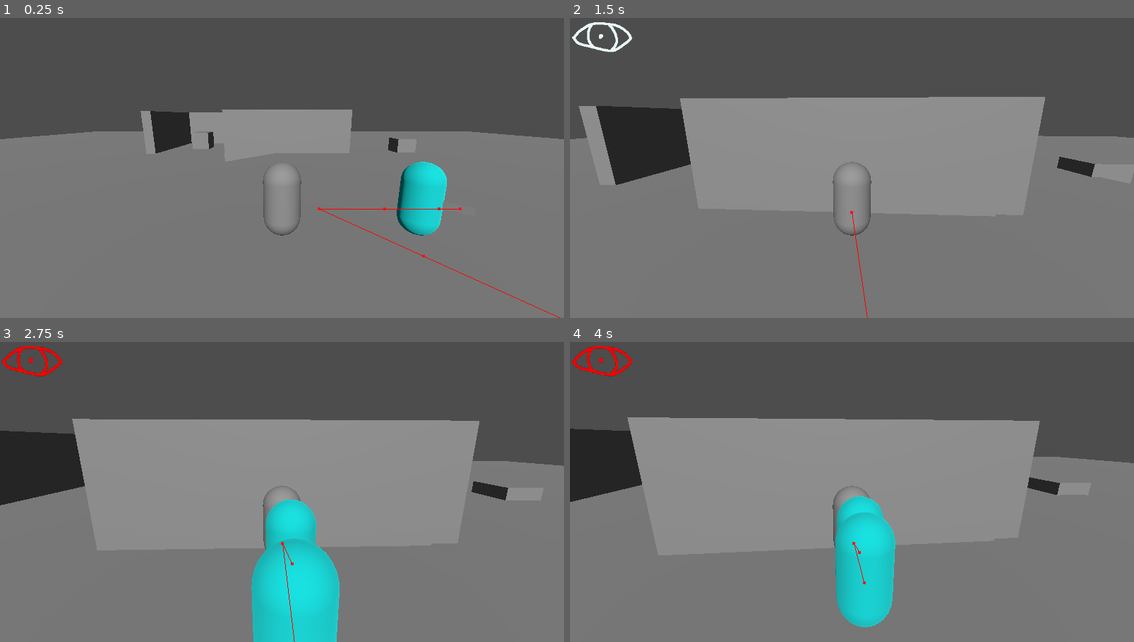
Above: before the commit, frames 1-4 (two rows, left to right).
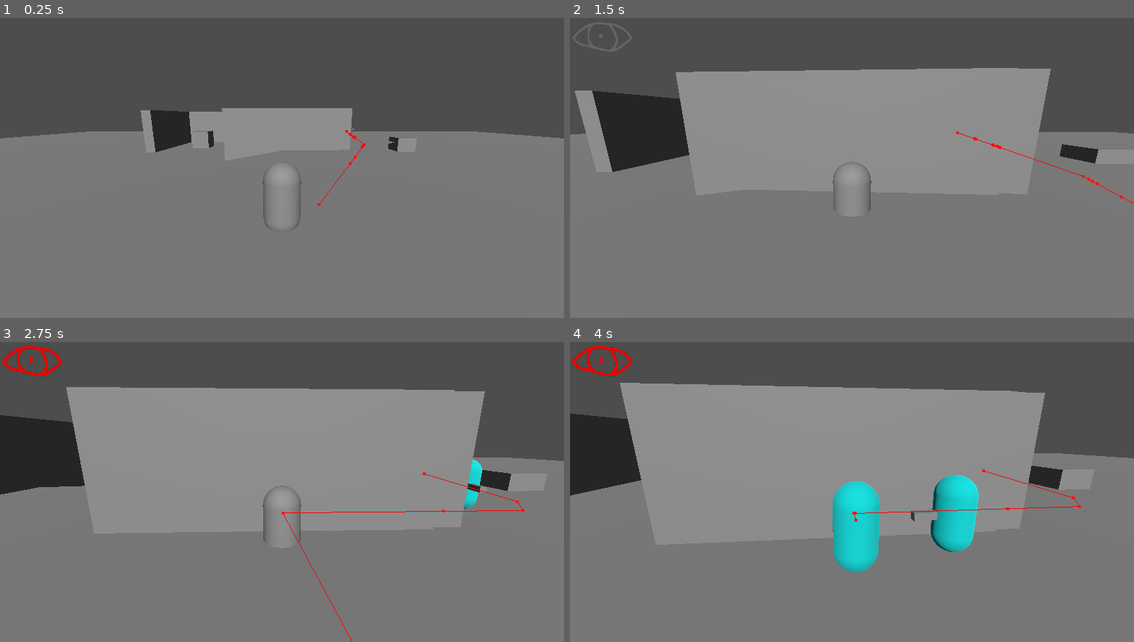
Above: after the commit, the same moments.

Repository: COMP2281/software-engineering-group24-25-06
Game: Godot game, scene res://main.tscn
The game is run twice, just before and just after one commit, with the same random seed, the same clock (stepped at 60 frames per second) and the same inputs.
Inputs (mouse positions are in pixels of both pictures, inside the frame that each line leads up to):
- Up to frame 1 (0.25 s): no input
- Up to frame 2 (1.5 s): move the mouse to (880, 159) at 0.52 s; hold W (forward) from 0.53 s (still down); right-click (880, 159) at 0.6 s; move the mouse to (823, 162) at 1.27 s; tap Shift (sneak) at 1.35 s
- Up to frame 3 (2.75 s): keep holding W (forward); move the mouse to (293, 477) at 2.02 s; right-click (293, 477) at 2.1 s
- Up to frame 4 (4 s): keep holding W (forward); move the mouse to (846, 489) at 2.77 s; tap Shift (sneak) at 2.85 s; move the mouse to (891, 489) at 3.52 s; right-click (891, 489) at 3.6 s

The runs differ from the first frame. In frame 1, 2.3% of the frame differs, in the area x 0-100%, y 30-100%; in frame 2, 8.8%; in frame 3, 15%, in the area x 0-100%, y 15-100%; in frame 4, 14%.

Commit message:
idk what changed. still works

Diff:
--- a/enemy.gd
+++ b/enemy.gd
@@ -2,33 +2,30 @@
 
 @export_group("View zone")
 ## Size of view cone
-@export var VIEW_RADIUS : float;
+@export var VIEW_RADIUS : float = 15;
 ## Size of full-circle close-radius view
-@export var CLOSE_RADIUS : float;
+@export var CLOSE_RADIUS : float = 2;
 ## FOV of view cone
-@export_range(0.0, 2.0 * PI) var VIEW_FOV : float;
+@export_range(0.0, 2.0 * PI) var VIEW_FOV : float = .8;
 
-@export_group("Modifiable parameters")
+@export_group("Behaviour Properties")
+@export_subgroup("Movement")
 @export var MOVE_SPEED : float = 5.0;
 @export var HUNT_SPEED : float = 7.5;
+## What distance can you turn in a second
+@export var ROTATION_SPEED : float = PI;
+@export_subgroup("Detection")
 ## Time (roughly in seconds) before full detection
 @export var DETECTION_SPEED : float = 1.0;
 ## Decay in suspicion per second (roughly)
 @export var SUSPICION_DECAY_RATE : float = 0.2;
 ## Range in which we will care about distractions
 @export var DISTRACTION_DETECTION_RANGE : float = 15.0;
-## What distance can you turn in a second
-@export var ROTATION_SPEED : float = PI;
 ## How stealthy sneaking is compared to normal walking for this enemy
 @export_range(1.0, 10.0) var SNEAKING_MODIFIER : float = 2.0;
 
-@export_group("General behaviour")
-@export_range(0.0, 1.0) var SUSPICION_LEVEL : float = 0.0;
-@export var CURRENTLY_SEEING_PLAYER : bool = false;
-
+# NOTE: Maybe we can remove some of this? Seems like excessive customisation, setting investigation time and scan speed will inherently set scan times and fov scan... idk...
 @export_group("Investigate behaviours")
-## Place to investigate
-@export var INVESTIGATION_POINT : Vector3 = Vector3.INF;
 ## At what suspicion level do we stop patrolling to investigate the player position
 @export_range(0.0, 1.0) var INVESTIGATE_THRESHOLD : float = 0.4;
 ## How long to stay in the investigation location
@@ -38,32 +35,22 @@
 ## How many times to scan area
 @export var SCAN_TIMES : float = 1.5;
 
-@export_group("Patrol behaviours")
-@export var PATROL_PATH : PackedVector3Array;
+@export var PATROL_PATH : Path3D;
 
-@export_group("Hunt behaviours")
 ## At what suspicion level do we begin hunting
 @export_range(0.0, 1.0) var HUNTING_BEGIN_THRESHOLD : float = 0.9;
 ## At what suspicion level do we give up hunting
 @export_range(0.0, 1.0) var HUNTING_END_THRESHOLD : float = 0.5;
 
-var pathing_to_destination : bool = false;
-var target_angle : float = 0.0;
-
-# Patrol variables
-var current_patrol_index : int = 0;
-
-# Investigate variables
-var investigate_time_left : float = INF;
+@onready var navigation_agent_3d : NavigationAgent3D = $NavigationAgent3D;
 
 var current_speed : float
-
-# Hunting variables
-# (None)
-
-@onready var navigation_agent_3d : NavigationAgent3D = $NavigationAgent3D;
-
-var gravity : float = ProjectSettings.get_setting("physics/3d/default_gravity");
+## Place to investigate
+var new_INVESTIGATION_POINT : Vector3;
+var target_angle : float = 0.0;
+var SUSPICION_LEVEL : float = 0.0;
+var CURRENTLY_SEEING_PLAYER : bool = false;
+var investigate_time_left : float = INF;
 
 func _ready() -> void:
 	target_angle = global_rotation.y;
@@ -85,32 +72,12 @@
 func set_heading(angle : float) -> void:
 	target_angle = wrap_angle(angle);
 
-func update_heading(delta : float) -> void:
-	var max_change : float = ROTATION_SPEED * delta;
-	var angle_diff : float = wrap_angle(target_angle - global_rotation.y);
-	var direction : float = sign(angle_diff);
-
-	global_rotation.y += direction * max_change;
-
-	# Snap if close enough
-	if abs(angle_diff) < max_change:
-		global_rotation.y = target_angle;
-
-func reset_investigation_params() -> void:
-	investigate_time_left = INF;
-	INVESTIGATION_POINT = Vector3.INF;
-
 func set_destination(destination : Vector3) -> void:
 	var closest_point : Vector3 = NavigationServer3D.map_get_closest_point(
 		navigation_agent_3d.get_navigation_map(),
 		destination
 	);
 	navigation_agent_3d.set_target_position(closest_point);
-	pathing_to_destination = true;
-
-func update_behaviour(delta: float) -> void:
-	if pathing_to_destination and navigation_agent_3d.is_target_reached():
-		pathing_to_destination = false;
 
 func _process(delta: float) -> void:
 	$ViewZone.VIEW_FOV = VIEW_FOV;
@@ -133,26 +100,24 @@
 		CURRENTLY_SEEING_PLAYER = false;
 
 	SUSPICION_LEVEL = clamp(SUSPICION_LEVEL, 0.0, 1.0);
-	get_tree().get_nodes_in_group("player")[0].ENEMY_TOP_SUSPICION = max(get_tree().get_nodes_in_group("player")[0].ENEMY_TOP_SUSPICION, SUSPICION_LEVEL);
 
 	if get_tree().get_nodes_in_group("player")[0].DISTRACTION != Vector3.INF and \
 		global_position.distance_to(get_tree().get_nodes_in_group("player")[0].DISTRACTION) < DISTRACTION_DETECTION_RANGE:
-		INVESTIGATION_POINT = get_tree().get_nodes_in_group("player")[0].DISTRACTION;
+		new_INVESTIGATION_POINT = get_tree().get_nodes_in_group("player")[0].DISTRACTION;
 
-	update_behaviour(delta);
-	update_heading(delta);
+	rotate_y(sign(wrap_angle(target_angle - global_rotation.y)) * min(abs(wrap_angle(target_angle - global_rotation.y)), ROTATION_SPEED * delta))
 
 func _physics_process(delta: float) -> void:
-	if pathing_to_destination:
-		var destination : Vector3 = navigation_agent_3d.get_next_path_position();
-		var local_destination : Vector3 = destination - global_position;
-		var direction : Vector3 = local_destination.normalized();
-		var heading : float = atan2(direction.x, direction.z) - PI;
+	var destination : Vector3 = navigation_agent_3d.get_next_path_position();
+	var local_destination : Vector3 = destination - global_position;
+	var direction : Vector3 = local_destination.normalized();
+	var heading : float = atan2(direction.x, direction.z) - PI;
 
-		set_heading(heading);
+	set_heading(heading);
+	velocity = direction * Vector3(1,0,1) * current_speed;
 
-		velocity.x = direction.x * current_speed;
-		velocity.z = direction.z * current_speed;
+	# Add the gravity -> from default template
+	if not is_on_floor():
+		velocity += get_gravity() * delta
 
-	velocity.y += -gravity * delta;
 	move_and_slide();
--- a/enemy.tscn
+++ b/enemy.tscn
@@ -15,7 +15,7 @@
 
 [sub_resource type="CapsuleShape3D" id="CapsuleShape3D_eg2rf"]
 
-[node name="Enemy" type="CharacterBody3D"]
+[node name="Enemy" type="CharacterBody3D" groups=["enemy"]]
 collision_layer = 4
 collision_mask = 7
 axis_lock_angular_x = true
@@ -45,13 +45,14 @@
 [node name="EyeLevel" type="Node3D" parent="."]
 transform = Transform3D(1, 0, 0, 0, 1, 0, 0, 0, 1, 0, 0.499259, 0)
 
-[node name="EnemyStateMachine" type="Node" parent="."]
+[node name="EnemyStateMachine" type="Node" parent="." node_paths=PackedStringArray("initial_state")]
 script = ExtResource("3_hji8w")
+initial_state = NodePath("Patrol")
 
 [node name="Patrol" type="Node" parent="EnemyStateMachine"]
 script = ExtResource("4_82nks")
 
-[node name="Investigate" type="Node" parent="EnemyStateMachine" groups=["enemy"]]
+[node name="Investigate" type="Node" parent="EnemyStateMachine"]
 script = ExtResource("6_56s6n")
 
 [node name="Hunting" type="Node" parent="EnemyStateMachine"]
--- a/main.tscn
+++ b/main.tscn
@@ -14,12 +14,6 @@
 border_size = 0.5
 agent_radius = 1.0
 
-[sub_resource type="PlaneMesh" id="PlaneMesh_22yjv"]
-size = Vector2(100, 100)
-
-[sub_resource type="ConvexPolygonShape3D" id="ConvexPolygonShape3D_nnehf"]
-points = PackedVector3Array(50.7837, 0.793495, 50.7837, -50.7837, -0.793495, -50.7837, -50.7837, 0.793495, -50.7837, 50.7837, -0.793495, -50.7837, -50.7837, -0.793495, 50.7837, -50.7837, 0.793495, 50.7837, 50.7837, 0.793495, -50.7837, 50.7837, -0.793495, 50.7837)
-
 [sub_resource type="BoxMesh" id="BoxMesh_yn2bx"]
 size = Vector3(10, 5, 1)
 
@@ -31,6 +25,13 @@
 
 [sub_resource type="ConvexPolygonShape3D" id="ConvexPolygonShape3D_4ckxt"]
 points = PackedVector3Array(-1, -1, -1, 1, 1, 1, 1, -1, 1, 1, 1, -1, -1, 1, 1, 1, -1, -1, -1, -1, 1, -1, 1, -1)
+
+[sub_resource type="Curve3D" id="Curve3D_1fatr"]
+_data = {
+"points": PackedVector3Array(0, 0, 0, 0, 0, 0, -0.428714, 1, -16.3929, 0, 0, 0, 0, 0, 0, -8.41434, 1, -16.6003, 0, 0, 0, 0, 0, 0, -12.1997, 1, -10.274, 0, 0, 0, 0, 0, 0, -21.6891, 1, -1.35499, 0, 0, 0, 0, 0, 0, -21.2225, 1, 3.72677, 0, 0, 0, 0, 0, 0, -0.480571, 1, 3.10452, 0, 0, 0, 0, 0, 0, -0.428714, 1, -16.3929),
+"tilts": PackedFloat32Array(0, 0, 0, 0, 0, 0, 0)
+}
+point_count = 7
 
 [node name="MainSceneNode" type="Node3D"]
 transform = Transform3D(1, 0, 0, 0, 1, 0, 0, 0, 1, -1, -1, 0)
@@ -46,34 +47,16 @@
 
 [node name="Enemy2" parent="." instance=ExtResource("3_5q7x4")]
 transform = Transform3D(0.0574246, 0, -0.99835, 0, 1, 0, 0.99835, 0, 0.0574246, 4.82541, 0, 4.82541)
-VIEW_RADIUS = 15.0
-CLOSE_RADIUS = 2.0
-VIEW_FOV = 0.8
-PATROL_PATH = PackedVector3Array(0, 0, 0)
 
-[node name="Enemy" parent="." instance=ExtResource("3_5q7x4")]
+[node name="Enemy" parent="." node_paths=PackedStringArray("PATROL_PATH") instance=ExtResource("3_5q7x4")]
 transform = Transform3D(-4.37114e-08, 0, -1, 0, 1, 0, 1, 0, -4.37114e-08, 4.82541, 0, 0)
 VIEW_RADIUS = 8.0
 CLOSE_RADIUS = 1.0
 VIEW_FOV = 0.3
-PATROL_PATH = PackedVector3Array(0, 0, -16.5, -7, 0, -17, 9, 0, -10.5, 10, 0, -18)
+PATROL_PATH = NodePath("../Path3D")
 
 [node name="NavigationRegion3D" type="NavigationRegion3D" parent="."]
 navigation_mesh = SubResource("NavigationMesh_n1s8n")
-
-[node name="Floor" type="MeshInstance3D" parent="NavigationRegion3D"]
-transform = Transform3D(1, 0, 0, 0, 1, 0, 0, 0, 1, 0, -2, 0)
-mesh = SubResource("PlaneMesh_22yjv")
-skeleton = NodePath("../..")
-
-[node name="StaticBody3D" type="StaticBody3D" parent="NavigationRegion3D/Floor"]
-collision_mask = 7
-axis_lock_angular_x = true
-axis_lock_angular_y = true
-axis_lock_angular_z = true
-
-[node name="CollisionShape3D" type="CollisionShape3D" parent="NavigationRegion3D/Floor/StaticBody3D"]
-shape = SubResource("ConvexPolygonShape3D_nnehf")
 
 [node name="BoxWall2" type="MeshInstance3D" parent="NavigationRegion3D"]
 transform = Transform3D(-4.37114e-08, 0, -1, 0, 1, 0, 1, 0, -4.37114e-08, 5.43366, 0, -17.7106)
@@ -157,3 +140,17 @@
 
 [node name="CollisionShape3D" type="CollisionShape3D" parent="NavigationRegion3D/Box/StaticBody3D"]
 shape = SubResource("ConvexPolygonShape3D_4ckxt")
+
+[node name="CSGBox3D" type="CSGBox3D" parent="NavigationRegion3D"]
+transform = Transform3D(1, 0, 0, 0, 1, 0, 0, 0, 1, 0, -2.22963, 0)
+use_collision = true
+size = Vector3(100, 0.5, 100)
+
+[node name="Path3D" type="Path3D" parent="."]
+transform = Transform3D(1, 0, 0, 0, 1, 0, 0, 0, 1, 10.6405, 0, -11.4214)
+curve = SubResource("Curve3D_1fatr")
+
+[node name="PathFollow3D" type="PathFollow3D" parent="Path3D"]
+transform = Transform3D(1, 0, 0, 0, 1, 0, 0, 0, 1, -0.428714, 1, -16.3929)
+rotation_mode = 0
+tilt_enabled = false
--- a/player.gd
+++ b/player.gd
@@ -15,8 +15,6 @@
 @export var DISTRACTION_DURATION : float = 0.3;
 
 @export_group("Script interoperability")
-## Track the top suspicion level of this update
-@export var ENEMY_TOP_SUSPICION : float = 0.0;
 ## Where to create a distraction for enemies
 @export var DISTRACTION : Vector3 = Vector3.INF;
 
@@ -77,9 +75,6 @@
 	yaw_input = 0.0;
 	pitch_input = 0.0;
 
-	$SuspicionView.SUSPICION_LEVEL = ENEMY_TOP_SUSPICION;
-	ENEMY_TOP_SUSPICION = 0.0;
-
 func _physics_process(delta: float):
 	var input : Vector3 = Vector3.ZERO;
 	input.z = Input.get_axis("forward", "backward");
--- a/project.godot
+++ b/project.godot
@@ -14,6 +14,10 @@
 run/main_scene="res://main.tscn"
 config/features=PackedStringArray("4.3", "Forward Plus")
 config/icon="res://icon.svg"
+
+[autoload]
+
+StealthManager="*res://scripts/globals/stealth_manager.gd"
 
 [global_group]
 
--- a/scripts/enemy/state/investigate.gd
+++ b/scripts/enemy/state/investigate.gd
@@ -1,18 +1,19 @@
 extends EnemyState
+
+func enter(previous_state_path: String, data := {}) -> void:
+	if not enemy.new_INVESTIGATION_POINT:
+		finished.emit(PATROL)
+		return
+	enemy.set_destination(enemy.new_INVESTIGATION_POINT);
+	enemy.new_INVESTIGATION_POINT = Vector3.ZERO
+	enemy.investigate_time_left = enemy.INVESTIGATION_TIME;
 
 func physics_update(delta:float) -> void:
 	if enemy.SUSPICION_LEVEL > enemy.HUNTING_BEGIN_THRESHOLD:
-		enemy.reset_investigation_params();
 		finished.emit(HUNTING);
 		return
 
-	if enemy.INVESTIGATION_POINT != Vector3.INF:
-		enemy.set_destination(enemy.INVESTIGATION_POINT);
-		enemy.INVESTIGATION_POINT = Vector3.INF;
-		enemy.investigate_time_left = enemy.INVESTIGATION_TIME;
-
-	if enemy.investigate_time_left == 0.0:
-		enemy.reset_investigation_params();
+	if enemy.investigate_time_left <= 0:
 		finished.emit(PATROL);
 		return
 
@@ -24,12 +25,6 @@
 
 		# Begin decreasing the investigation time
 		enemy.investigate_time_left = clamp(enemy.investigate_time_left - delta, 0.0, enemy.INVESTIGATION_TIME);
-
-		# Go back to patrol
-		if enemy.investigate_time_left == 0.0:
-			enemy.reset_investigation_params();
-			finished.emit(PATROL);
-			return
 
 		# If we see player during investigation, try to follow them with the camera
 		if enemy.CURRENTLY_SEEING_PLAYER:
--- a/scripts/enemy/state/patrol.gd
+++ b/scripts/enemy/state/patrol.gd
@@ -1,5 +1,29 @@
 extends EnemyState
 
+# Patrol variables
+var current_patrol_offset : float = 0;
+
+func find_closest_abs_pos(path: Path3D,global_pos: Vector3):
+	# https://medium.com/@oddlyshapeddog/finding-the-nearest-global-position-on-a-curve-in-godot-4-726d0c23defb
+	var curve: Curve3D = path.curve
+	  # transform the target position to local space
+	var path_transform: Transform3D = path.global_transform
+	var local_pos: Vector3 = global_pos * path_transform
+	  # get the nearest offset on the curve
+	var offset: float = curve.get_closest_offset(local_pos)
+	  # get the local position at this offset
+	var curve_pos: Vector3 = curve.sample_baked(offset, true)
+	  # transform it back to world space
+	curve_pos = path_transform * curve_pos
+	return curve_pos
+
+func enter(previous_state_path: String, data := {}) -> void:
+	if not enemy.PATROL_PATH: return
+	enemy.PATROL_PATH.get_child(0).progress = enemy.PATROL_PATH.curve.get_closest_offset(enemy.global_position)
+	if previous_state_path == "":
+		enemy.global_position = enemy.PATROL_PATH.get_child(0).global_position * Vector3(1,0,1) + enemy.global_position * Vector3(0,1,0)
+		await get_tree().physics_frame
+	enemy.set_destination(enemy.PATROL_PATH.get_child(0).global_position)
 
 func physics_update(delta:float) -> void:
 	# If we're patrolling, but the player suspicion level rises sufficiently
@@ -9,22 +33,16 @@
 
 	if enemy.SUSPICION_LEVEL >= enemy.INVESTIGATE_THRESHOLD:
 		# Investigate the player's current position
-		enemy.INVESTIGATION_POINT = get_tree().get_nodes_in_group("player")[0].global_position;
+		enemy.new_INVESTIGATION_POINT = get_tree().get_nodes_in_group("player")[0].global_position;
 		finished.emit(INVESTIGATE)
 		return
 
 	# We have some distraction/trail to investigate
-	if enemy.INVESTIGATION_POINT != Vector3.INF:
+	if enemy.new_INVESTIGATION_POINT:
 		finished.emit(INVESTIGATE)
 		return
 
-	if not enemy.pathing_to_destination:
-		var destination : Vector3;
-
-		if len(enemy.PATROL_PATH) == 0:
-			destination = enemy.global_position;
-		else:
-			destination = enemy.PATROL_PATH[enemy.current_patrol_index];
-			enemy.current_patrol_index = (enemy.current_patrol_index + 1) % len(enemy.PATROL_PATH);
-
-		enemy.set_destination(destination);
+	if not enemy.PATROL_PATH: return
+	if enemy.navigation_agent_3d.distance_to_target() < 2:
+		enemy.PATROL_PATH.get_child(0).progress += enemy.current_speed * delta * 2
+		enemy.set_destination(enemy.PATROL_PATH.get_child(0).global_position);
--- a/scripts/globals/stealth_manager.gd
+++ b/scripts/globals/stealth_manager.gd
@@ -1,11 +1,19 @@
 extends Node
 
+var SUSPICION_LEVEL : float = 0.0;
+signal changeSusLevel(newLevel:float)
 
-# Called when the node enters the scene tree for the first time.
 func _ready() -> void:
-	pass # Replace with function body.
+	changeSusLevel.connect(updateSusLevel)
 
+func _process(delta: float) -> void:
+	var enemies = get_tree().get_nodes_in_group("enemy") as Array[Enemy]
+	if not enemies: return
+	var max_sus_level = enemies[0].SUSPICION_LEVEL
+	for enemy in enemies:
+		if enemy.SUSPICION_LEVEL > max_sus_level:
+			max_sus_level = enemy.SUSPICION_LEVEL
+	if SUSPICION_LEVEL != max_sus_level: changeSusLevel.emit(max_sus_level)
 
-# Called every frame. 'delta' is the elapsed time since the previous frame.
-func _process(delta: float) -> void:
-	pass
+func updateSusLevel(newLevel:float):
+	SUSPICION_LEVEL = newLevel
--- a/suspicion_hud.gd
+++ b/suspicion_hud.gd
@@ -1,12 +1,10 @@
 extends Control
-
-@export var SUSPICION_LEVEL : float = 0.0;
 
 # Called when the node enters the scene tree for the first time.
 func _ready() -> void:
+	StealthManager.changeSusLevel.connect(updateSusLevel)
 	pass # Replace with function body.
 
-
 # Called every frame. 'delta' is the elapsed time since the previous frame.
-func _process(delta: float) -> void:
-	$ColorRect.material.set_shader_parameter("suspicion_level", SUSPICION_LEVEL);
+func updateSusLevel(newLevel: float) -> void:
+	$ColorRect.material.set_shader_parameter("suspicion_level", newLevel);
Not shown: 1 places in main.tscn that only renumber resources
